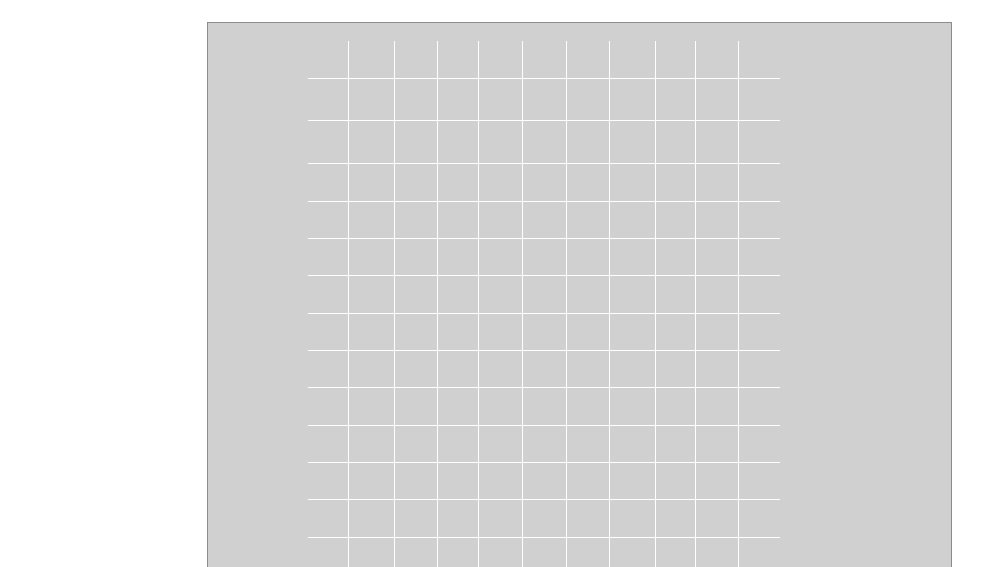
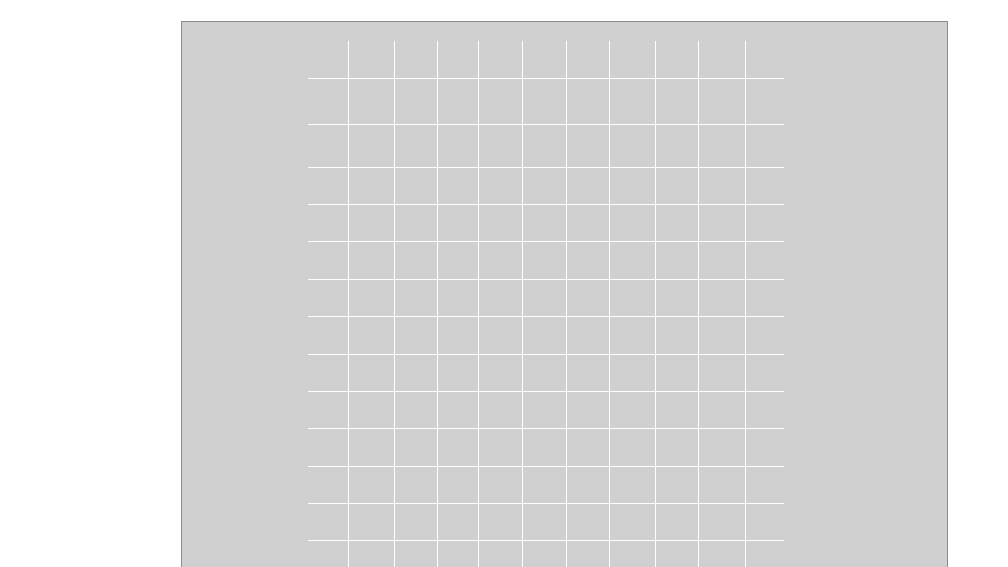
Before and after one commit to moriwell/CA, a slide deck: slide 3 of imagepptx.pptx. Drawn at 1008x567 pixels with LibreOffice and Linux fonts; fonts in the diff are those of the drawing; grey boxes stand for pictures. Boxes give left, top, right and bottom in pixels: in the first picture for what was removed or moved away, otherwise in the second. Text is boxed around its words. In the diff, an @@ line names an element or a change of style, - is before the commit and + after.

```diff
--- a/imagepptx.pptx
+++ b/imagepptx.pptx
@@ picture resized from (x1=207, y1=22, x2=951, y2=567) to (x1=181, y1=21, x2=948, y2=567) @@
@@ table resized from (x1=308, y1=41, x2=780, y2=567) to (x1=308, y1=41, x2=784, y2=567) @@
```
Also in this commit, not shown: 6 slides added, 1 slide removed, 4 other files.
